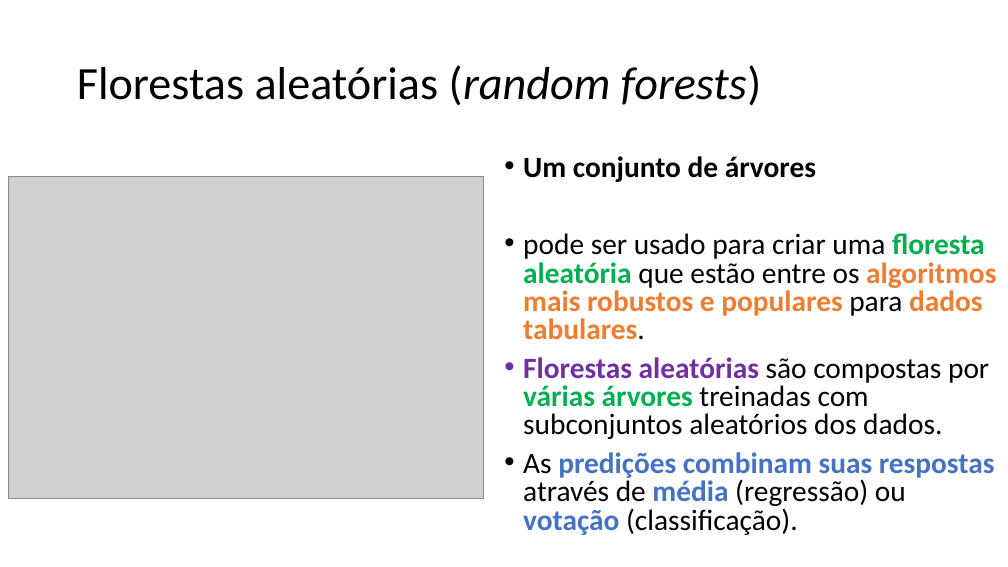
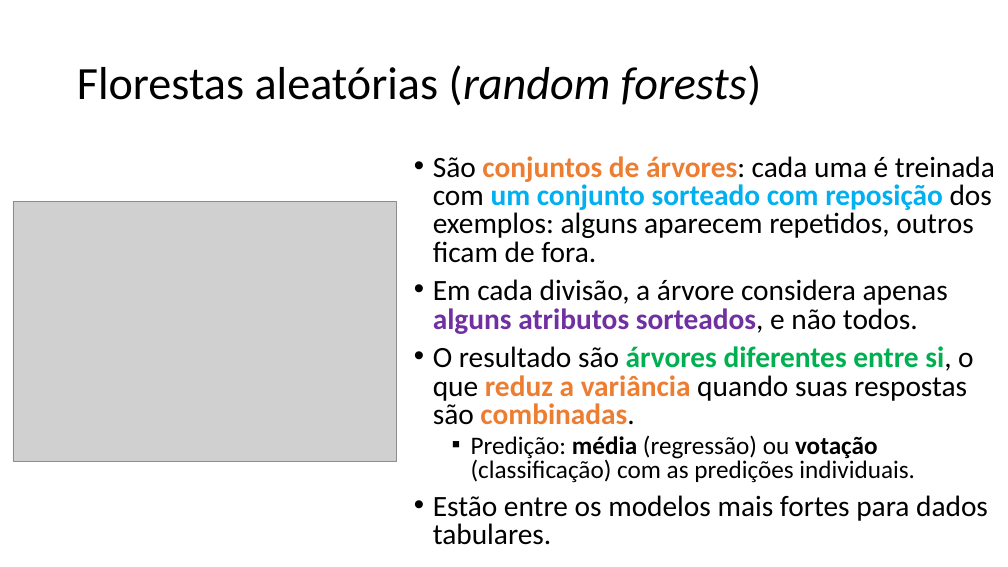
Before and after one commit to zz4fap/c24_inteligencia_artificial, a slide deck: slide 12 of slides/C24_Árvores_de_decisão.pptx (slide 13 before the commit). Drawn at 1008x567 pixels with LibreOffice and Linux fonts; fonts in the diff are those of the drawing; grey boxes stand for pictures. Boxes give left, top, right and bottom in pixels: in the first picture for what was removed or moved away, otherwise in the second. Text is boxed around its words. In the diff, an @@ line names an element or a change of style, - is before the commit and + after.

Commit message:
update of slides

```diff
--- a/slides/C24_Árvores_de_decisão.pptx
+++ b/slides/C24_Árvores_de_decisão.pptx
@@ text at bbox=[433, 156, 995, 545]: text changed; bold off @@
-• Um conjunto de árvores
-• pode ser usado para criar uma floresta aleatória que estão entre os algoritmos mais robustos e populares para dados tabulares.
-• Florestas aleatórias são compostas por várias árvores treinadas com subconjuntos aleatórios dos dados.
-• As predições combinam suas respostas através de média (regressão) ou votação (classificação).
+• São conjuntos de árvores: cada uma é treinada com um conjunto sorteado com reposição dos exemplos: alguns aparecem repetidos, outros ficam de fora.
+• Em cada divisão, a árvore considera apenas alguns atributos sorteados, e não todos.
+• O resultado são árvores diferentes entre si, o que reduz a variância quando suas respostas são combinadas.
+  ▪ Predição: média (regressão) ou votação (classificação) com as predições individuais.
+• Estão entre os modelos mais fortes para dados tabulares.
@@ picture: place and size @@
-picture at bbox=[8, 176, 483, 498]
+picture at bbox=[13, 201, 396, 461]
```
Also in this commit, not shown: 4 slides added, 3 slides removed.
